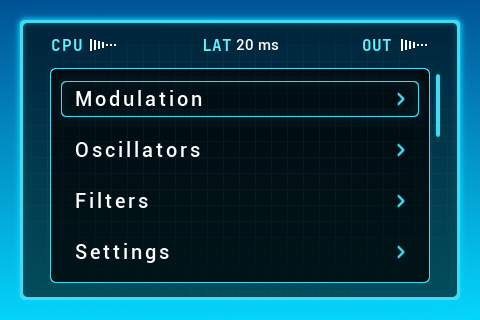
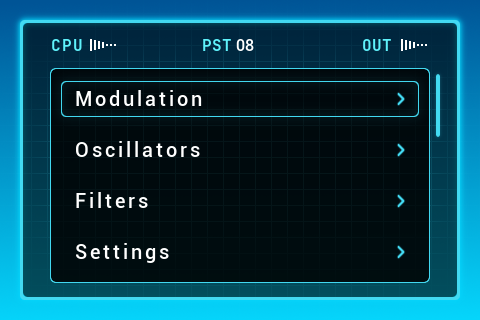
Layered file, before and after one edit (480px x 320px). Changes by layer:
"background #1": opacity 73% → 83% over (x1=50, y1=68, x2=430, y2=283)
"grid": opacity 27% → 46% over (x1=23, y1=33, x2=457, y2=294)
painted on "LAT_label" over (x1=203, y1=39, x2=222, y2=51)
painted on "LAT_value" over (x1=236, y1=39, x2=279, y2=51)
